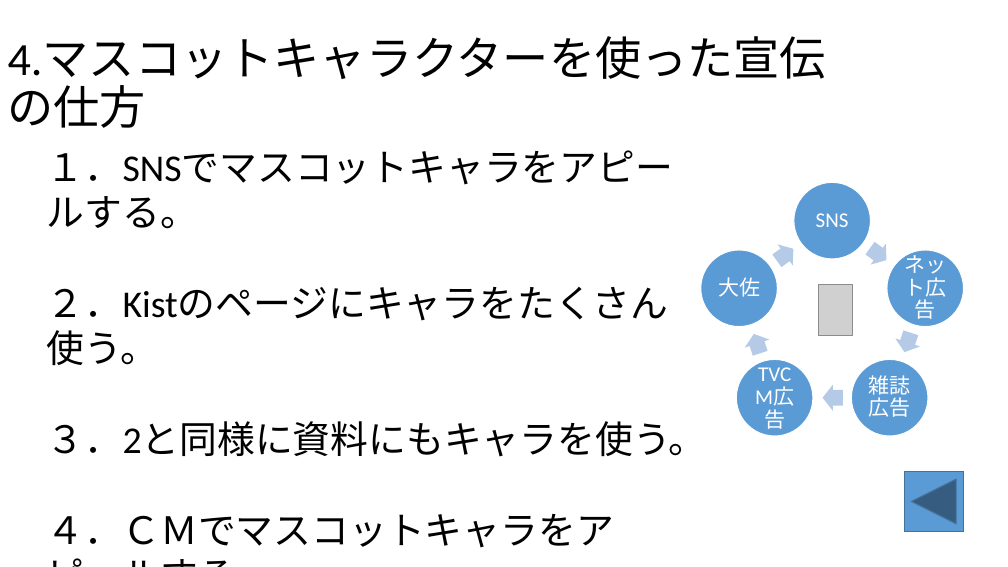
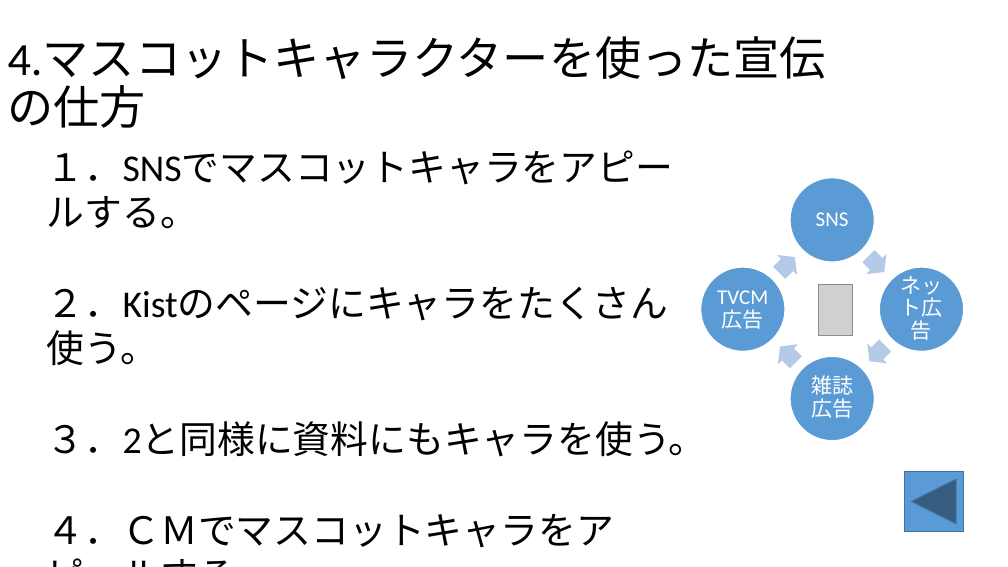
Before and after one commit to Tako0907/PowerPoint, a slide deck: slide 9 of パワーポイント.pptx. Drawn at 1008x567 pixels with LibreOffice and Linux fonts; fonts in the diff are those of the drawing; grey boxes stand for pictures. Boxes give left, top, right and bottom in pixels: in the first picture for what was removed or moved away, otherwise in the second. Text is boxed around its words. In the diff, an @@ line names an element or a change of style, - is before the commit and + after.

```diff
--- a/パワーポイント.pptx
+++ b/パワーポイント.pptx
@@ ellipse resized from (x1=794, y1=182, x2=870, y2=259) to (x1=790, y1=178, x2=874, y2=262) @@
@@ ellipse resized from (x1=701, y1=250, x2=777, y2=327) to (x1=701, y1=267, x2=785, y2=351) @@
@@ right arrow at (x1=769, y1=247, x2=805, y2=284): rotation 324 to 315 degrees @@
@@ right arrow at (x1=858, y1=246, x2=895, y2=283): rotation 36 to 45 degrees @@
@@ ellipse resized from (x1=887, y1=250, x2=963, y2=327) to (x1=879, y1=267, x2=963, y2=351) @@
@@ text "TVCM広告" rewrapped from (x1=748, y1=371, x2=802, y2=425) to (x1=713, y1=280, x2=773, y2=340) @@
@@ text removed at (x1=718, y1=277, x2=760, y2=297) @@
-大佐
@@ text "ネット広告" moved from (x1=904, y1=251, x2=946, y2=319) to (x1=900, y1=272, x2=942, y2=340) @@
@@ right arrow at (x1=771, y1=336, x2=807, y2=373): rotation 252 to 225 degrees @@
@@ ellipse resized from (x1=737, y1=359, x2=813, y2=436) to (x1=790, y1=356, x2=874, y2=440) @@
@@ ellipse removed at (x1=851, y1=359, x2=928, y2=436) @@
@@ right arrow at (x1=860, y1=336, x2=896, y2=372): rotation 108 to 135 degrees @@
@@ text "雑誌広告" moved from (x1=869, y1=375, x2=911, y2=417) to (x1=811, y1=375, x2=853, y2=418) @@
@@ right arrow removed at (x1=823, y1=385, x2=843, y2=411) @@
```
Also in this commit, not shown: 1 other slide changed.
